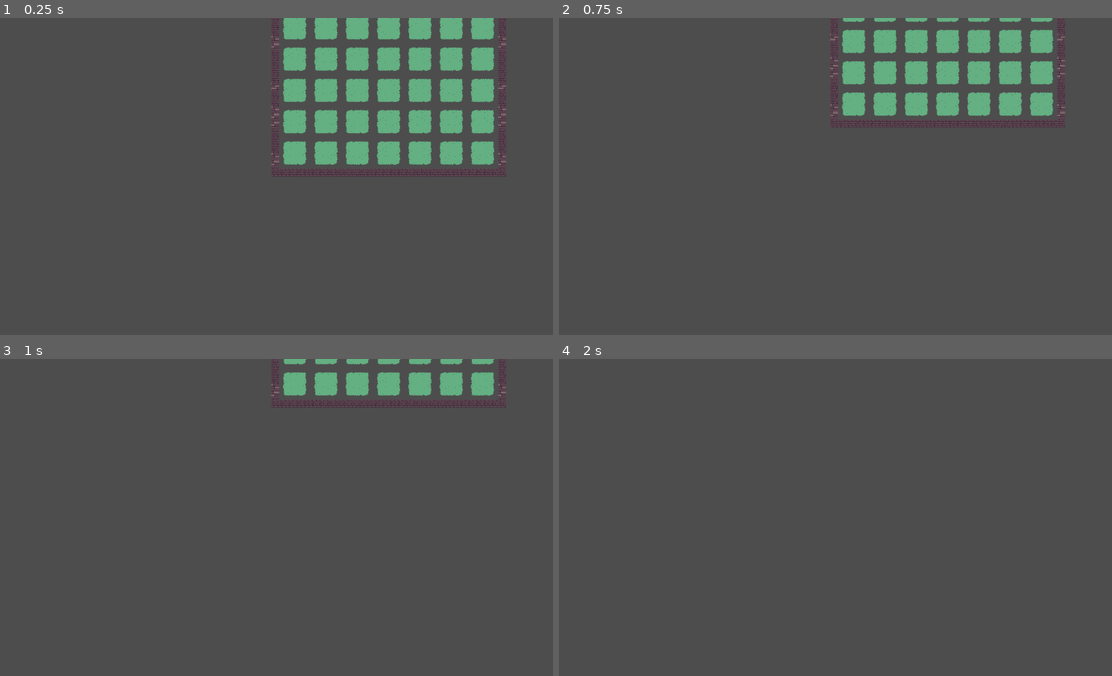
Above: before the commit, frames 1-4 (two rows, left to right).
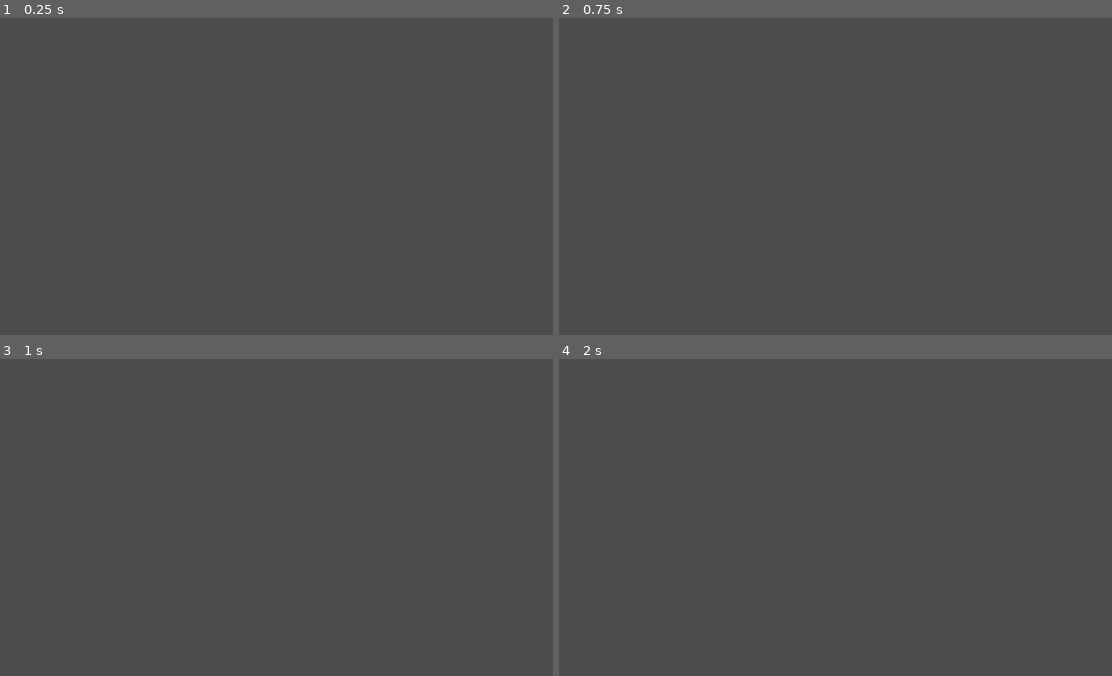
Above: after the commit, the same moments.

Repository: JohnHuber99/Black-Tower
Game: Godot game, scene res://black_tower_dungeon_map.tscn
Same seed, same stepped clock (60 frames per second), same inputs: the game is played once before the commit and once after it.
Inputs:
- Up to frame 1 (0.25 s): no input
- Up to frame 2 (0.75 s): tap Enter at 0.5 s; hold K (down_camera) from 0.53 s (still down)
- Up to frame 3 (1 s): keep holding K (down_camera)
- Up to frame 4 (2 s): release K (down_camera) at 1.28 s; tap J (left_camera) at 1.35 s

The runs differ from the first frame. In frame 1, 11% of the frame differs, in the area x 49-92%, y 0-50%; in frame 2, 7.1%; in frame 3, 2.9%; in frame 4, nothing differs.

Commit message:
Removed some stuff
Removed an unused script

Diff:
--- a/DoorOrderSpawn.gd
+++ /dev/null
@@ -1,43 +0,0 @@
-extends Node2D
-
-const WIDTH = 7
-const HEIGHT = 7
-const start_x = int(ceilf(float(WIDTH) / 2.0)) - 1
-const start_y = int(ceilf(float(HEIGHT) / 2.0)) - 1
-
-var door_number = 1
-var room_connections = {}
-
-func _ready():
-	door_ordering()
-
-func door_ordering():
-	var startingpos = Vector2(start_x, start_y)
-	var visited = {}
-	var queue = []
-
-	queue.append(startingpos)
-	visited[startingpos] = true
-
-	while queue.size() > 0:
-		var currentDoor = queue.pop_front()
-
-		for neighbor_door in room_connections.get(currentDoor, []):
-			if neighbor_door not in visited:
-				create_numbered_connection(currentDoor, neighbor_door)
-				visited[neighbor_door] = true
-
-func create_numbered_connection(from: Vector2, to: Vector2):
-	room_connections[from].erase(to)
-	room_connections[to].erase(from)
-	room_connections[from].append([to, door_number])
-	room_connections[to].append([from, door_number])
-	door_number += 1
-
-
-
-
-
-
-
-# Called every frame. 'delta' is the elapsed time since the previous frame.
--- a/black_tower_dungeon_map.tscn
+++ b/black_tower_dungeon_map.tscn
@@ -35,6 +35,7 @@
 visible = false
 
 [node name="Boss_Room" parent="." instance=ExtResource("5_2gdme")]
+visible = false
 
 [node name="Door" parent="." instance=ExtResource("7_tnaq5")]
 visible = false
Not shown, removed: DoorOrderSpawn.gd.uid
Not shown: 2 places in black_tower_dungeon_map.tscn that only renumber resources
